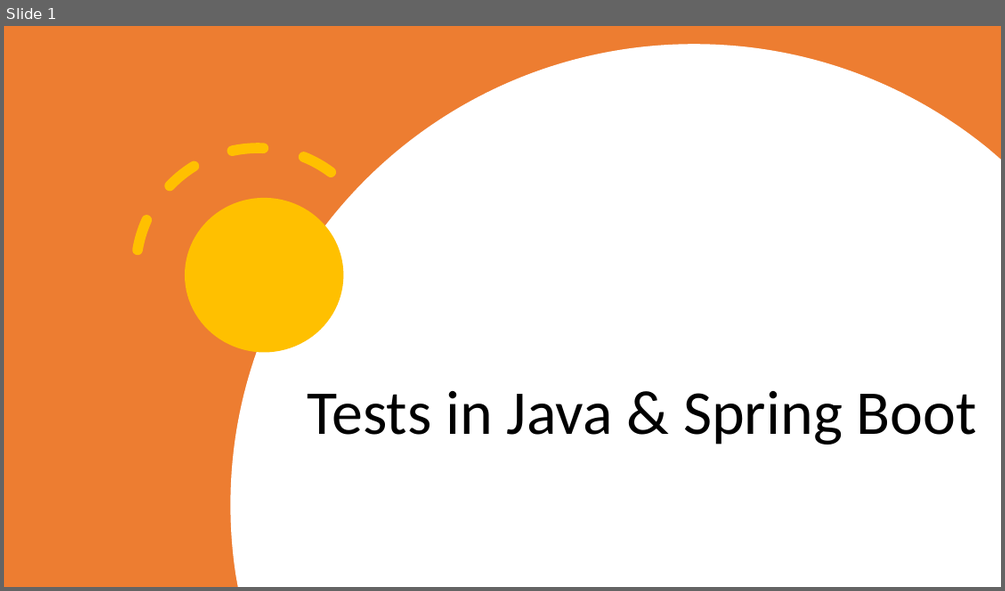
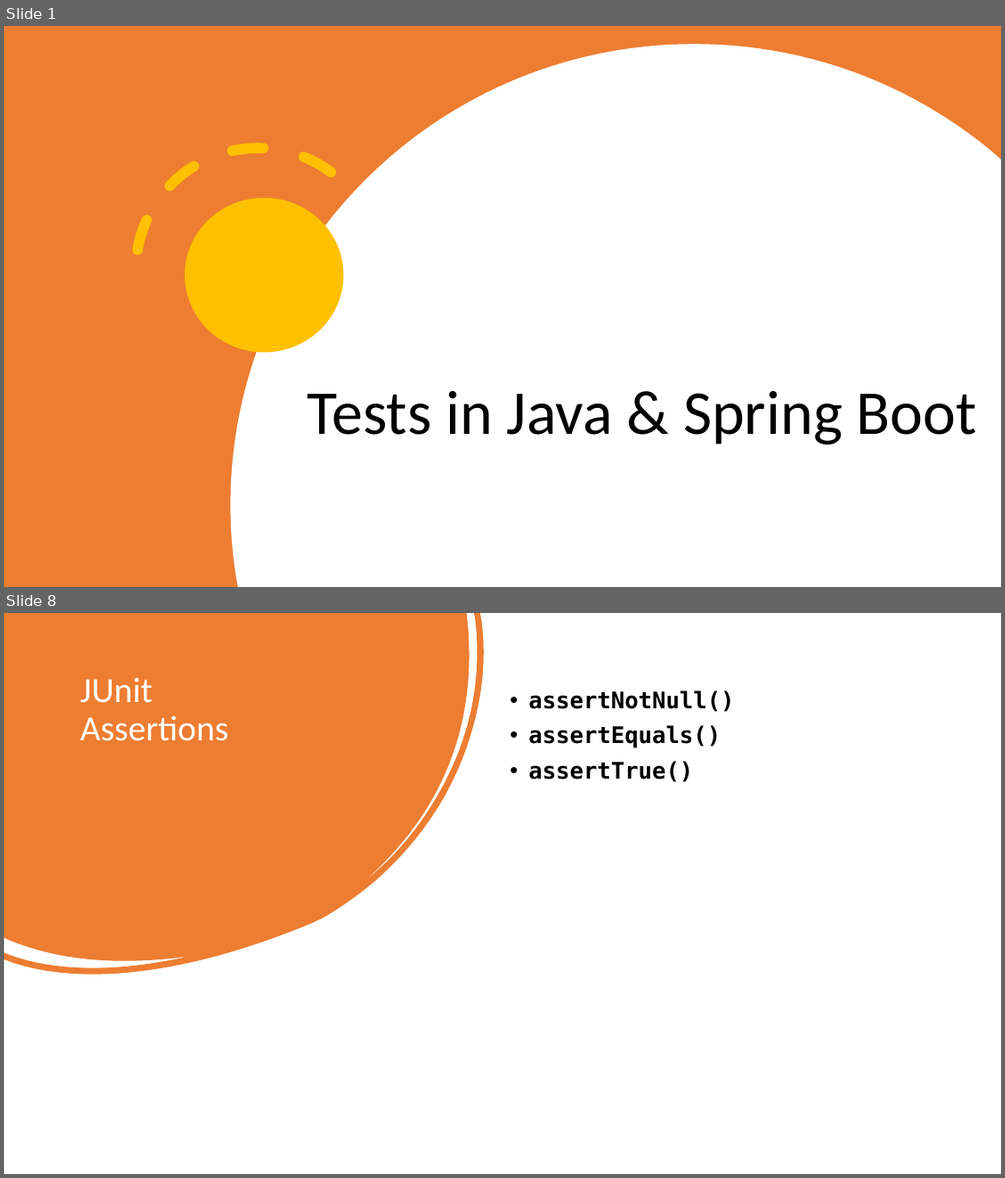
Before and after one commit to SergiuBabin/Personal_Workshops, a slide deck: Testing in Java (Spring Boot + Junit5 + Mockito)/HTTP & HTTPS.pptx. Shown one above the other, each under a label of ours: slide 1 before the commit, slides 1 and 8 after it; the slides between them are not shown. The pictures are 1005x591 and 1005x1178 pixels, drawn with LibreOffice and Linux fonts; fonts in the diff are those of the drawing. Boxes give left, top, right and bottom in pixels: in the first picture for what was removed or moved away, otherwise in the second. Text is boxed around its words. In the diff, an @@ line names an element or a change of style, - is before the commit and + after.

```diff
--- a/Testing in Java (Spring Boot + Junit5 + Mockito)/HTTP & HTTPS.pptx
+++ b/Testing in Java (Spring Boot + Junit5 + Mockito)/HTTP & HTTPS.pptx
@@ slide 8 added at [4, 613, 1001, 1174], background #FFFFFF @@
@@ freeform shape added at [4, 613, 573, 1073], fill #ED7D31 @@
@@ title added at [81, 678, 229, 741], 34 pt, text #FFFFFF @@
+JUnit
+Assertions
@@ text added at [528, 690, 734, 782], 22 pt, text #000000, bold @@
+• assertNotNull()
+• assertEquals()
+• assertTrue()
```
Also in this commit, not shown: 1 slide changed, 6 other slides added, 10 slides removed, 3 other files.
